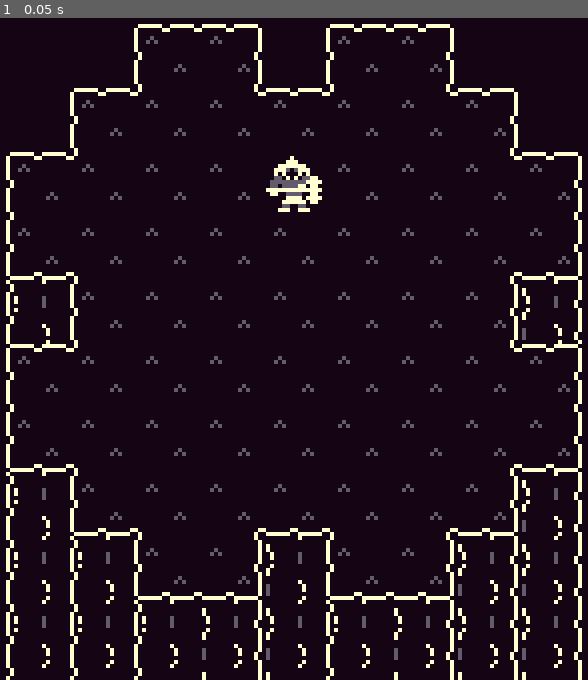
Above: before the commit, frame 1.
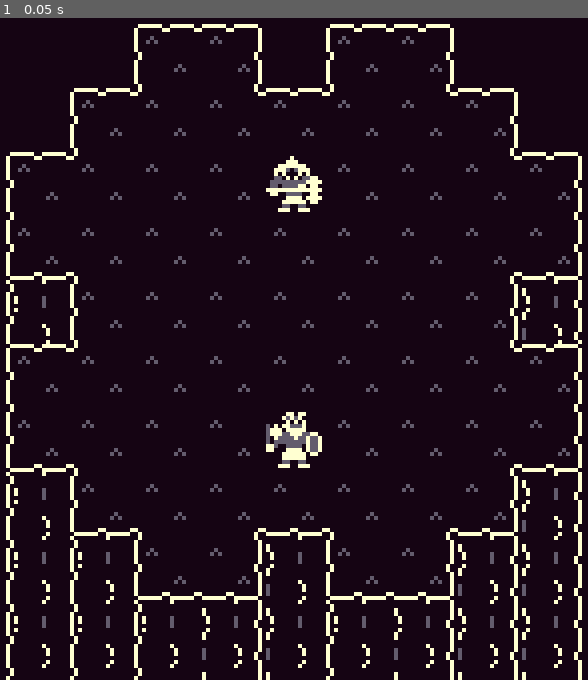
Above: after the commit, the same moment.

Repository: AaronWizard/BarbarianFight
Game: Godot game, scene res://src/main.tscn
Same seed, same stepped clock (60 frames per second), same inputs: the game is played once before the commit and once after it.
Inputs:
- Up to frame 1 (0.05 s): no input

The runs differ from the first frame. In frame 1, 0.5% of the frame differs, in the area x 45-55%, y 59-68%.

Commit message:
Load player actor at start marker of start map

Diff:
--- a/src/core/game/game.gd
+++ b/src/core/game/game.gd
@@ -1,6 +1,26 @@
 class_name Game
 extends Scene
 
+@export var initial_map_scene: PackedScene
+@export var player_start_marker: String
 
-func load_map(map: Map) -> void:
+@export var player_actor_scene: PackedScene
+
+var _player: Actor
+var _current_map: Map
+
+
+func _ready() -> void:
+	_player = player_actor_scene.instantiate() as Actor
+
+	var map := initial_map_scene.instantiate() as Map
+	var start_cell := map.markers.get_marker(player_start_marker).origin_cell
+
+	_load_map(map, start_cell)
+
+
+func _load_map(map: Map, start_cell: Vector2i) -> void:
 	add_child(map)
+	_current_map = map
+
+	_current_map.add_actor(_player, start_cell)
--- a/src/core/game/game.tscn
+++ b/src/core/game/game.tscn
@@ -1,6 +1,11 @@
-[gd_scene load_steps=2 format=3 uid="uid://cvi0bb84c7308"]
+[gd_scene load_steps=4 format=3 uid="uid://cvi0bb84c7308"]
 
 [ext_resource type="Script" path="res://src/core/game/game.gd" id="1_soc31"]
+[ext_resource type="PackedScene" uid="uid://c0c5o4j30lwif" path="res://src/data/maps/arena.tscn" id="2_4vijj"]
+[ext_resource type="PackedScene" uid="uid://doaykluv6j0vh" path="res://src/data/actors/hero.tscn" id="3_mn6pd"]
 
 [node name="Game" type="Node"]
 script = ExtResource("1_soc31")
+initial_map_scene = ExtResource("2_4vijj")
+player_start_marker = "player_start"
+player_actor_scene = ExtResource("3_mn6pd")
--- a/src/main.gd
+++ b/src/main.gd
@@ -1,15 +1,13 @@
 extends Node
 
-@export var initial_map: PackedScene
+
+
 @export var game_scene: PackedScene
 
 
 func _ready() -> void:
 	var game: Game = game_scene.instantiate()
 	_switch_scene(game)
-
-	var map: Map = initial_map.instantiate()
-	game.load_map(map)
 
 
 func _switch_scene(new_scene: Scene) -> void:
--- a/src/main.tscn
+++ b/src/main.tscn
@@ -7,4 +7,5 @@
 [node name="Main" type="Node"]
 script = ExtResource("1_cwuap")
 initial_map = ExtResource("2_26yn7")
+player_start_marker = "player_start"
 game_scene = ExtResource("2_liux8")
